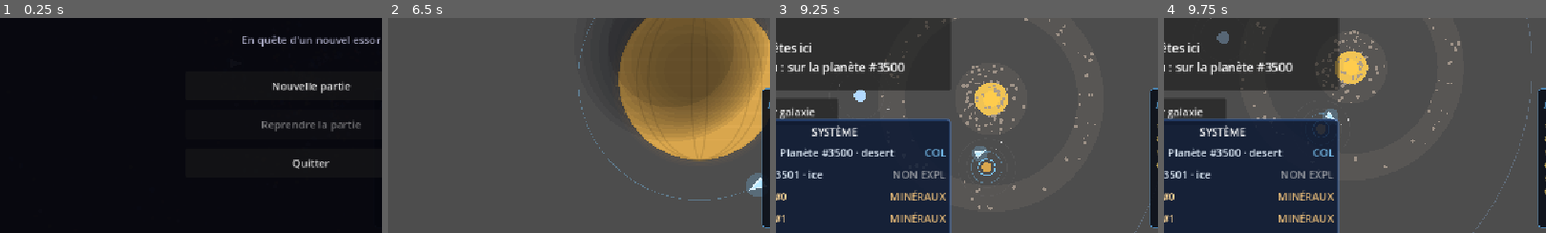
Above: before the commit, frames 1-4 (left to right).
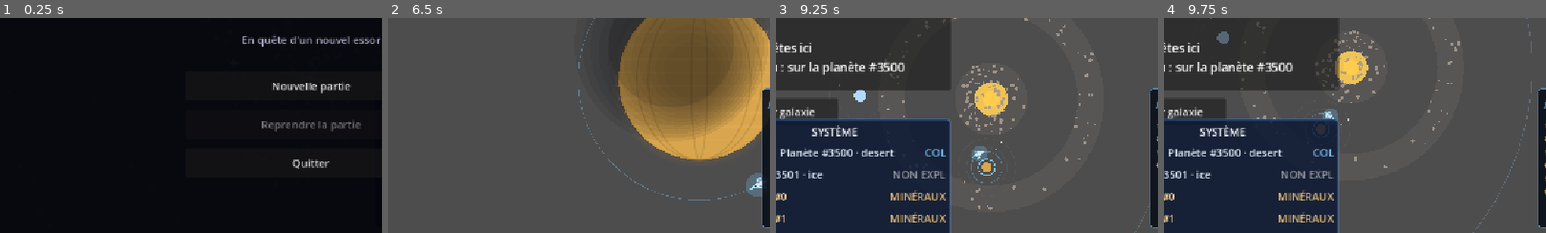
Above: after the commit, the same moments.

Repository: koromerzhin/astralis
Game: Godot game, scene res://scenes/main/Main.tscn
Same seed, same stepped clock (60 frames per second), same inputs: the game is played once before the commit and once after it.
Inputs (mouse positions are % of the whole screen's width and height, from its top left):
- Up to frame 1 (0.25 s): no input
- Up to frame 2 (6.5 s): click "Nouvelle partie" at 0.5 s; click (50, 53) at 1.27 s; type "Alex" at 1.35 s; click "x1" at 2 s; click "x2" at 2.75 s; click "x4" at 3.5 s; click "▾" at 4.25 s; click "Aléatoire" at 5 s; click "Commencer" at 5.75 s
- Up to frame 3 (9.25 s): click "Exploiter les ressources" at 6.5 s; click "Retour système" at 7.25 s; tap Enter at 8 s; move the mouse to (72, 45) at 8.02 s; hold D 8.03-8.78 s; hold Z 8.03-8.78 s; click (72, 45) at 8.17 s; tap Space at 8.27, 9.02 s; move the mouse to (30, 55) at 8.77 s; hold S from 8.78 s (still down); tap Q at 8.85 s
- Up to frame 4 (9.75 s): move the mouse to (60, 28) at 9.52 s; release S at 9.53 s; hold D from 9.53 s (still down); hold Z from 9.53 s (still down)
The pictures show only the part of the screen within x 9-59%, y 36-86%; the shares and areas given below are measured in that part.

The runs differ from the first frame. In frame 2, 0.1% of the frame differs, in the area x 94-98%, y 74-81%; in frame 3, less than 0.1%; in frame 4, less than 0.1%.

Commit message:
feat: Add ShipDrawing class for player ship rendering and integrate into galaxy and planet views

Diff:
--- /dev/null
+++ b/scripts/core/ship_drawing.gd
@@ -0,0 +1,204 @@
+class_name ShipDrawing
+extends RefCounted
+
+# Apparence du vaisseau joueur : chasseur delta vu de dessus.
+# Repère local : l'avant du vaisseau est sur +X, la rotation
+# est déduite de la direction de déplacement.
+
+const HULL_COLOR := Color(0.55, 0.66, 0.8)
+const FUSELAGE_COLOR := Color(0.84, 0.91, 1.0)
+const EDGE_COLOR := Color(0.6, 0.9, 1.0, 0.95)
+const WING_EDGE_COLOR := Color(1.0, 1.0, 1.0, 0.35)
+const COCKPIT_COLOR := Color(0.12, 0.3, 0.5, 0.95)
+const ENGINE_CORE_COLOR := Color(0.9, 0.98, 1.0, 0.9)
+const TRAIL_COLOR := Color(0.4, 0.8, 1.0, 0.7)
+const TRAIL_CORE_COLOR := Color(0.8, 0.95, 1.0, 0.5)
+const HALO_COLOR := Color(0.5, 0.8, 1.0, 0.25)
+
+# Silhouette complète : fuselage + ailes delta.
+const OUTLINE := [
+	Vector2(13.0, 0.0),
+	Vector2(1.5, 3.0),
+	Vector2(-6.5, 9.5),
+	Vector2(-10.5, 9.5),
+	Vector2(-8.5, 3.2),
+	Vector2(-11.5, 2.0),
+	Vector2(-11.5, -2.0),
+	Vector2(-8.5, -3.2),
+	Vector2(-10.5, -9.5),
+	Vector2(-6.5, -9.5),
+	Vector2(1.5, -3.0),
+]
+
+# Seulement le fuselage : couleur claire pour le relief.
+const FUSELAGE := [
+	Vector2(13.0, 0.0),
+	Vector2(1.5, 3.0),
+	Vector2(-8.5, 3.2),
+	Vector2(-11.5, 2.0),
+	Vector2(-11.5, -2.0),
+	Vector2(-8.5, -3.2),
+	Vector2(1.5, -3.0),
+]
+
+# Hublot en losarge, dans l'avant du fuselage.
+const COCKPIT := [
+	Vector2(7.5, 0.0),
+	Vector2(4.0, 1.7),
+	Vector2(1.5, 0.0),
+	Vector2(4.0, -1.7),
+]
+
+# Nervures des ailes (bord avant et bord de fuite).
+const WING_EDGES := [
+	[Vector2(1.5, 3.0), Vector2(-6.5, 9.5)],
+	[Vector2(-10.5, 9.5), Vector2(-8.5, 3.2)],
+	[Vector2(1.5, -3.0), Vector2(-6.5, -9.5)],
+	[Vector2(-10.5, -9.5), Vector2(-8.5, -3.2)],
+]
+
+const ENGINE_OFFSET := -11.5
+
+
+static func draw_ship(
+	canvas: CanvasItem,
+	position: Vector2,
+	direction: Vector2,
+	ship_scale: float,
+	trail_length: float = 0.0,
+	halo_radius: float = 0.0
+) -> void:
+	if direction == Vector2.ZERO:
+		direction = Vector2.RIGHT
+
+	var dir: Vector2 = direction.normalized()
+	var perpendicular := Vector2(-dir.y, dir.x)
+
+	var engine_position: Vector2 = (
+		position + dir * (ENGINE_OFFSET * ship_scale)
+	)
+
+	# Halo du vaisseau.
+	if halo_radius > 0.0:
+		canvas.draw_circle(
+			position,
+			halo_radius,
+			HALO_COLOR
+		)
+
+	# Traînée de propulsion, derrière le vaisseau.
+	if trail_length > 0.0:
+		var trail_end: Vector2 = (
+			engine_position - dir * trail_length
+		)
+
+		canvas.draw_line(
+			engine_position,
+			trail_end,
+			TRAIL_COLOR,
+			maxf(2.5 * ship_scale, 1.5)
+		)
+
+		canvas.draw_line(
+			engine_position,
+			trail_end,
+			TRAIL_CORE_COLOR,
+			maxf(1.0 * ship_scale, 1.0)
+		)
+
+	# Corps : ailes sombres, fuselage clair.
+	canvas.draw_colored_polygon(
+		_to_world(OUTLINE, position, dir, perpendicular, ship_scale),
+		HULL_COLOR
+	)
+
+	canvas.draw_colored_polygon(
+		_to_world(FUSELAGE, position, dir, perpendicular, ship_scale),
+		FUSELAGE_COLOR
+	)
+
+	# Contour du vaisseau.
+	canvas.draw_polyline(
+		_close(_to_world(
+			OUTLINE, position, dir, perpendicular, ship_scale
+		)),
+		EDGE_COLOR,
+		maxf(1.4 * ship_scale, 1.0)
+	)
+
+	# Nervures des ailes.
+	for edge in WING_EDGES:
+		canvas.draw_line(
+			_to_point(edge[0], position, dir, perpendicular, ship_scale),
+			_to_point(edge[1], position, dir, perpendicular, ship_scale),
+			WING_EDGE_COLOR,
+			maxf(1.0 * ship_scale, 1.0)
+		)
+
+	# Hublot.
+	canvas.draw_colored_polygon(
+		_to_world(COCKPIT, position, dir, perpendicular, ship_scale),
+		COCKPIT_COLOR
+	)
+
+	# Réacteur pulsé.
+	var pulse: float = (
+		0.5 + 0.5 * sin(Time.get_ticks_msec() * 0.008)
+	)
+
+	canvas.draw_circle(
+		engine_position,
+		(3.0 + 2.0 * pulse) * ship_scale,
+		Color(
+			ENGINE_CORE_COLOR.r,
+			ENGINE_CORE_COLOR.g,
+			ENGINE_CORE_COLOR.b,
+			0.12 + 0.18 * pulse
+		)
+	)
+
+	canvas.draw_circle(
+		engine_position,
+		1.6 * ship_scale,
+		ENGINE_CORE_COLOR
+	)
+
+
+static func _to_world(
+	points: Array,
+	position: Vector2,
+	dir: Vector2,
+	perpendicular: Vector2,
+	ship_scale: float
+) -> PackedVector2Array:
+	var world := PackedVector2Array()
+	world.resize(points.size())
+
+	for i in points.size():
+		world[i] = (
+			position
+			+ dir * (points[i].x * ship_scale)
+			+ perpendicular * (points[i].y * ship_scale)
+		)
+
+	return world
+
+
+static func _to_point(
+	point: Vector2,
+	position: Vector2,
+	dir: Vector2,
+	perpendicular: Vector2,
+	ship_scale: float
+) -> Vector2:
+	return (
+		position
+		+ dir * (point.x * ship_scale)
+		+ perpendicular * (point.y * ship_scale)
+	)
+
+
+static func _close(points: PackedVector2Array) -> PackedVector2Array:
+	var closed: PackedVector2Array = points.duplicate()
+	closed.append(points[0])
+	return closed
--- a/scripts/galaxy/galaxy_view.gd
+++ b/scripts/galaxy/galaxy_view.gd
@@ -274,64 +274,21 @@
 		if direction == Vector2.ZERO:
 			direction = Vector2.RIGHT
 
-	var perpendicular := Vector2(
-		-direction.y,
-		direction.x
-	)
-
-	var nose := position + direction * 10.0 * ship_scale
-
-	var rear_left := (
-		position
-		- direction * 7.0 * ship_scale
-		+ perpendicular * 5.0 * ship_scale
-	)
-
-	var rear_right := (
-		position
-		- direction * 7.0 * ship_scale
-		- perpendicular * 5.0 * ship_scale
-	)
-
-	var ship_points := PackedVector2Array([
-		nose,
-		rear_left,
-		rear_right
-	])
-
-	draw_colored_polygon(
-		ship_points,
-		Color(0.8, 0.95, 1.0)
-	)
-
-	draw_polyline(
-		PackedVector2Array([
-			nose,
-			rear_left,
-			rear_right,
-			nose
-		]),
-		Color.WHITE,
-		1.5 * ship_scale
-	)
-
-	if player.traveling:
-		var trail_start := (
-			position
-			- direction * 8.0 * ship_scale
-		)
-
-		var trail_end := (
-			position
-			- direction * 22.0 * ship_scale
-		)
-
-		draw_line(
-			trail_start,
-			trail_end,
-			Color(0.4, 0.8, 1.0, 0.7),
-			2.0 * ship_scale
-		)
+	# Traînée longue pendant le voyage, nulle à l'arrêt.
+	var trail_length: float = (
+		14.0 * ship_scale
+		if player.traveling
+		else 0.0
+	)
+
+	ShipDrawing.draw_ship(
+		self,
+		position,
+		direction,
+		0.65 * ship_scale,
+		trail_length,
+		0.0
+	)
 
 func _draw_player_system_marker(zoom: float) -> void:
 	if player.current_system_id < 0:
--- a/scripts/planets/planet_view.gd
+++ b/scripts/planets/planet_view.gd
@@ -159,44 +159,13 @@
 		1.0
 	)
 
-	var perpendicular := Vector2(-direction.y, direction.x)
-
-	var nose := ship_position + direction * 14.0
-	var rear_left := (
-		ship_position
-		- direction * 9.0
-		+ perpendicular * 7.0
-	)
-	var rear_right := (
-		ship_position
-		- direction * 9.0
-		- perpendicular * 7.0
-	)
-
-	draw_colored_polygon(
-		PackedVector2Array([
-			nose,
-			rear_left,
-			rear_right
-		]),
-		Color(0.8, 0.95, 1.0)
-	)
-
-	draw_polyline(
-		PackedVector2Array([
-			nose,
-			rear_left,
-			rear_right,
-			nose
-		]),
-		Color.WHITE,
-		2.0
-	)
-
-	draw_circle(
+	ShipDrawing.draw_ship(
+		self,
 		ship_position,
-		18.0,
-		Color(0.5, 0.8, 1.0, 0.25)
+		direction,
+		0.9,
+		8.0,
+		18.0
 	)
 
 func _get_planet_color(planet_type: String) -> Color:
--- a/scripts/systems/system_view.gd
+++ b/scripts/systems/system_view.gd
@@ -503,46 +503,13 @@
 			1.0
 		)
 
-	var perpendicular := Vector2(-direction.y, direction.x)
-
-	var nose := ship_position + direction * 9.0
-	var rear_left := (
-		ship_position
-		- direction * 6.0
-		+ perpendicular * 4.5
-	)
-	var rear_right := (
-		ship_position
-		- direction * 6.0
-		- perpendicular * 4.5
-	)
-
-	var ship_points := PackedVector2Array([
-		nose,
-		rear_left,
-		rear_right
-	])
-
-	draw_colored_polygon(
-		ship_points,
-		Color(0.8, 0.95, 1.0)
-	)
-
-	draw_polyline(
-		PackedVector2Array([
-			nose,
-			rear_left,
-			rear_right,
-			nose
-		]),
-		Color.WHITE,
-		1.5
-	)
-
-	draw_circle(
+	ShipDrawing.draw_ship(
+		self,
 		ship_position,
-		12.0,
-		Color(0.5, 0.8, 1.0, 0.25)
+		direction,
+		0.6,
+		6.0,
+		12.0
 	)
 
 
Not shown, added: scripts/core/ship_drawing.gd.uid
